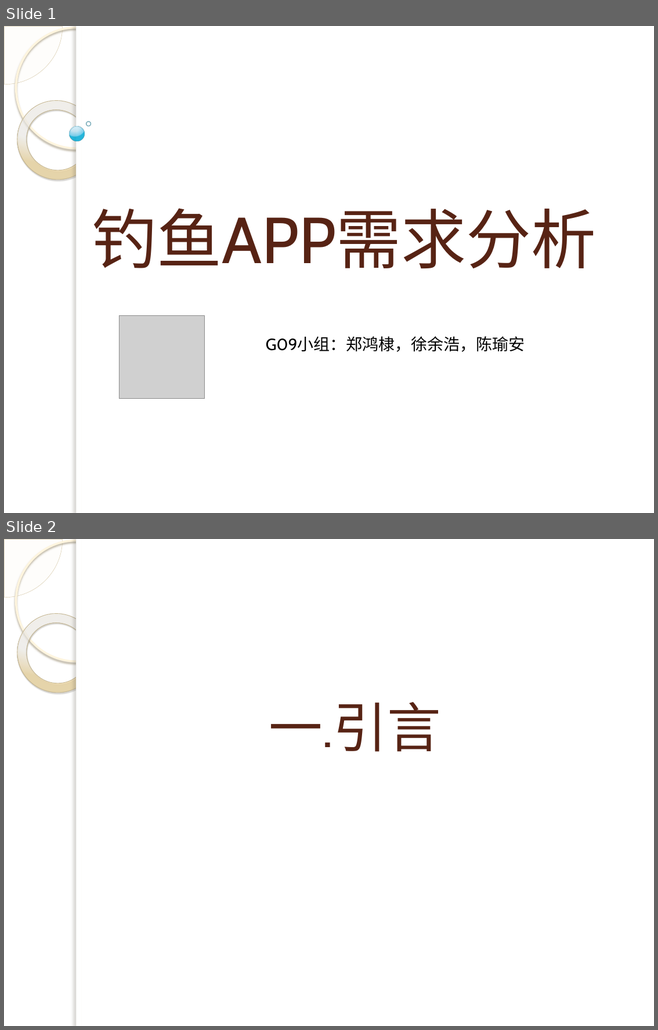
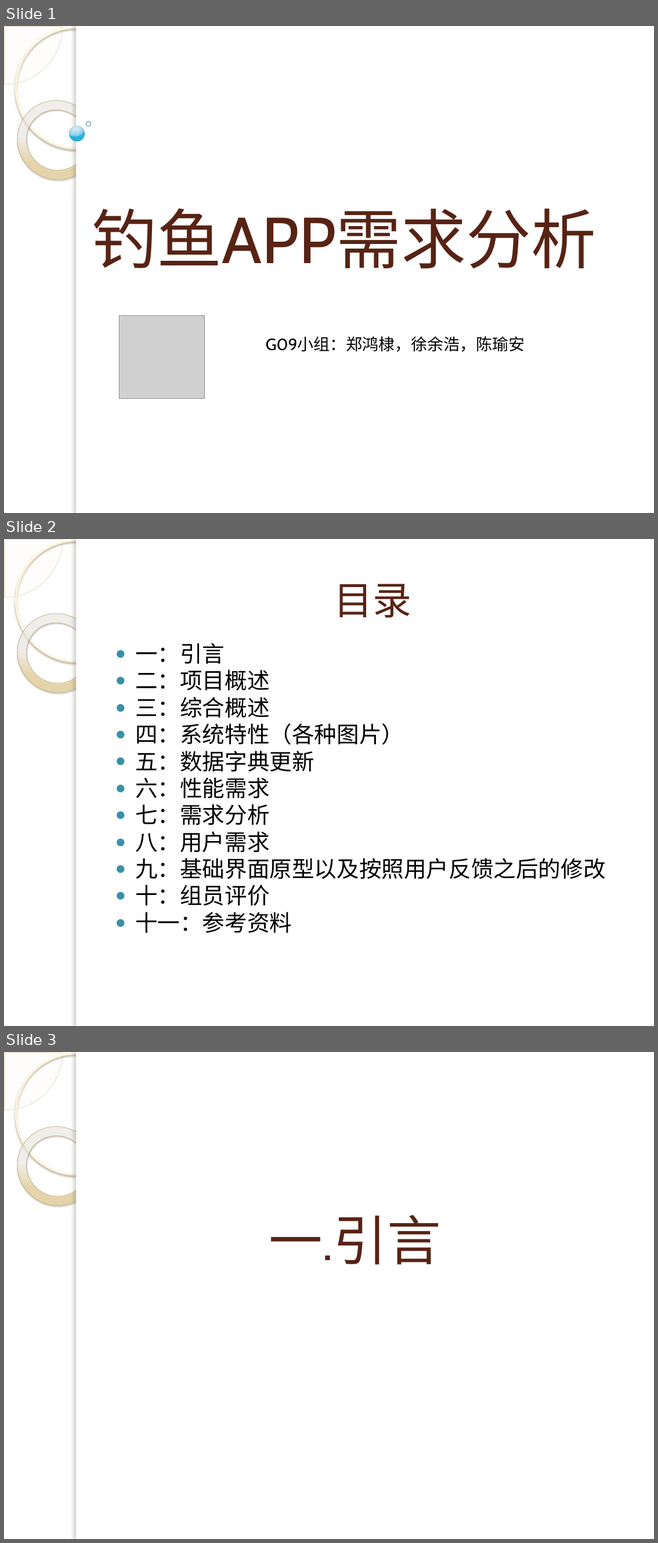
Before and after one commit to 3d-fishing/3D-app, a slide deck: 需求分析.pptx. Shown one above the other, each under a label of ours: slides 1 and 2 before the commit, slides 1, 2 and 3 after it. The pictures are 658x1030 and 658x1543 pixels, drawn with LibreOffice and Linux fonts; fonts in the diff are those of the drawing; grey boxes stand for pictures; background and template pictures are left out. Boxes give left, top, right and bottom in pixels: in the first picture for what was removed or moved away, otherwise in the second. Text is boxed around its words. In the diff, an @@ line names an element or a change of style, - is before the commit and + after.

```diff
--- a/需求分析.pptx
+++ b/需求分析.pptx
@@ slide 2 added at <box>4,539,654,1026</box>, background picture (left out); not listed: 5 template elements that a slide beside it also shows @@
@@ title added at <box>333,584,411,618</box>, 43 pt, text #572314 @@
+目录
@@ text added at <box>135,643,605,933</box>, 24.8 pt, text #000000 @@
+● 一：引言
+● 二：项目概述
+● 三：综合概述
+● 四：系统特性（各种图片）
+● 五：数据字典更新
+● 六：性能需求
+● 七：需求分析
+● 八：用户需求
+● 九：基础界面原型以及按照用户反馈之后的修改
+● 十：组员评价
+● 十一：参考资料
@@ what was slide 2 is now slide 3 @@
```
Also in this commit, not shown: 3 slides changed, 3 other slides added.
